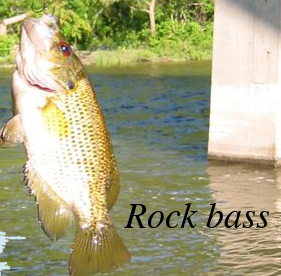
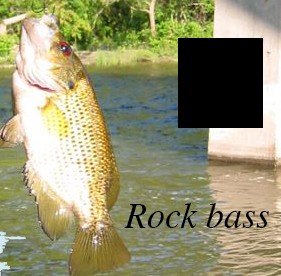
The second (281, 276) image is a revision of the first. Changes to its layers:
added layer "Layer 1" above "Rock bass" over [left=178, top=38, right=263, bottom=128]
